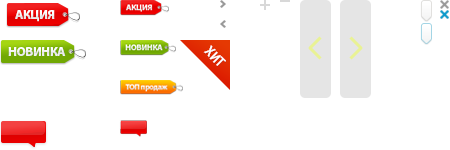
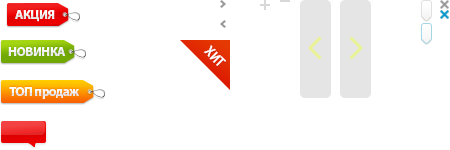
Revision of a layered 450 × 150 image; what changed, layer by layer:
removed layer "ТОП продаж copy 2" over [120, 80, 183, 95]
removed layer "Новинка copy 2" over [120, 40, 176, 56]
removed layer "Акция copy 2" over [120, 0, 169, 16]
removed layer "-10% copy 2" over [119, 120, 147, 137]
added layer "Layer 12" above "Новинка copy" over [0, 80, 105, 105]
